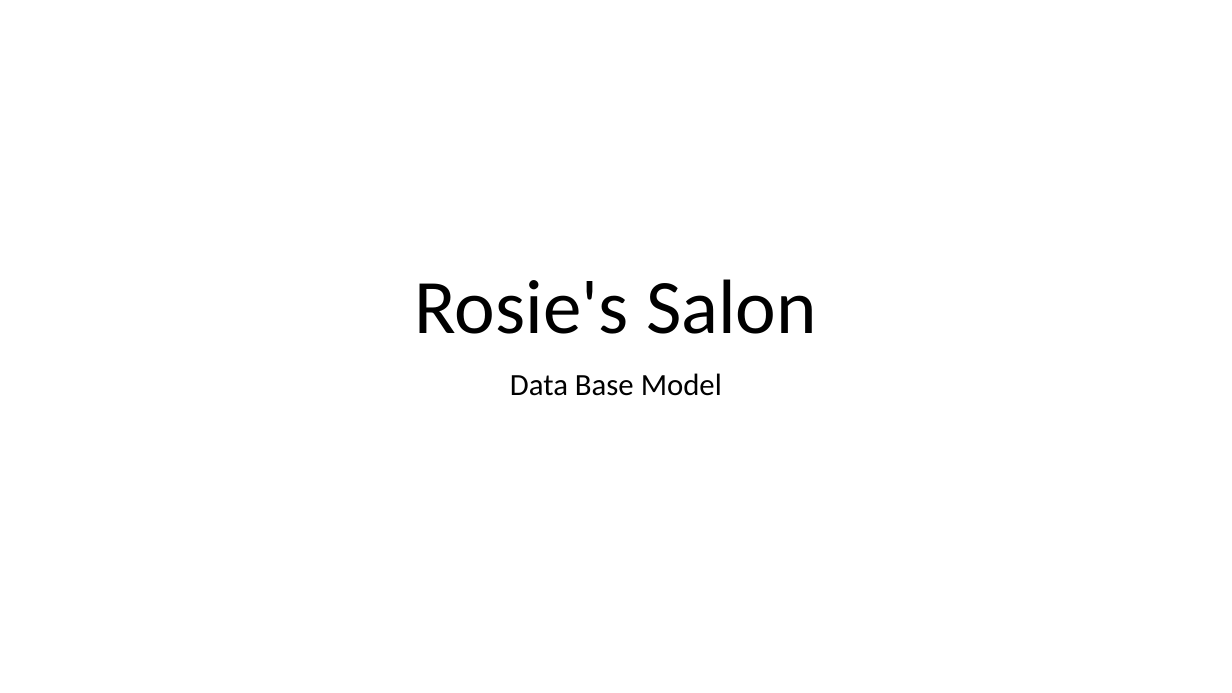
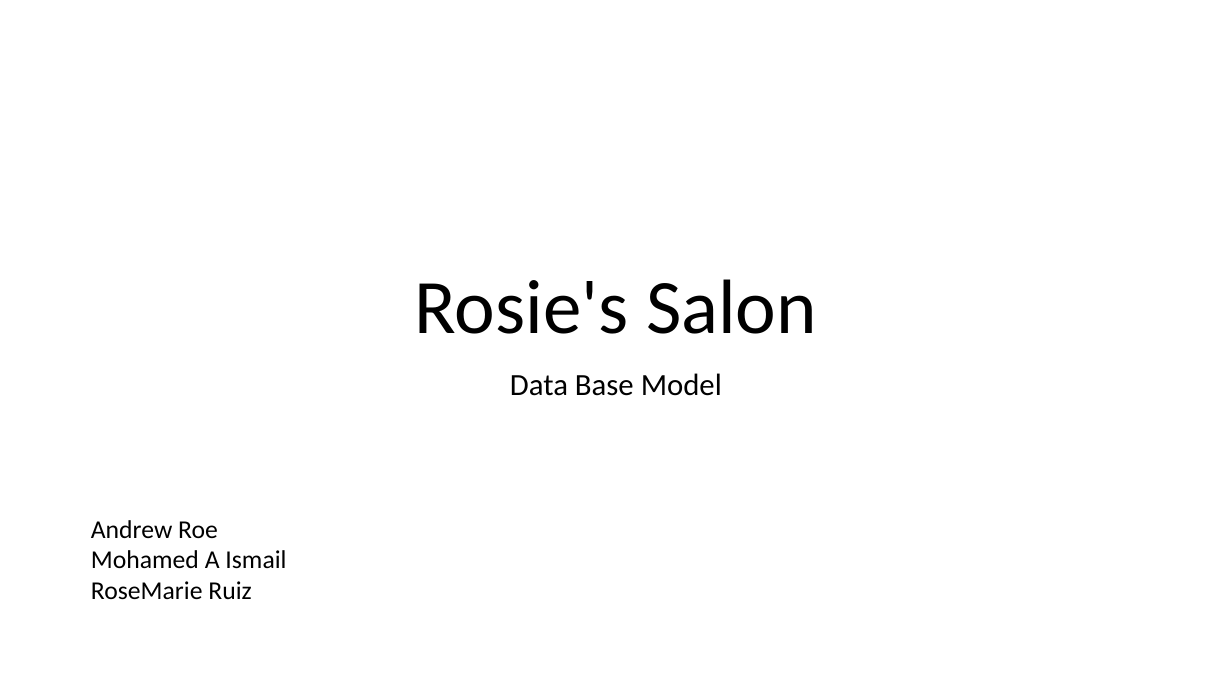
Before and after one commit to andrewroe/rosiessalon, a slide deck: slide 1 of RosieSalonDataModel.pptx. Drawn at 1232x693 pixels with LibreOffice and Linux fonts; fonts in the diff are those of the drawing. Boxes give left, top, right and bottom in pixels: in the first picture for what was removed or moved away, otherwise in the second. Text is boxed around its words. In the diff, an @@ line names an element or a change of style, - is before the commit and + after.

```diff
--- a/RosieSalonDataModel.pptx
+++ b/RosieSalonDataModel.pptx
@@ text added at box(91, 520, 286, 600), 20 pt, text #000000 @@
+Andrew Roe
+Mohamed A Ismail
+RoseMarie Ruiz
```
Also in this commit, not shown: 2 other files.
